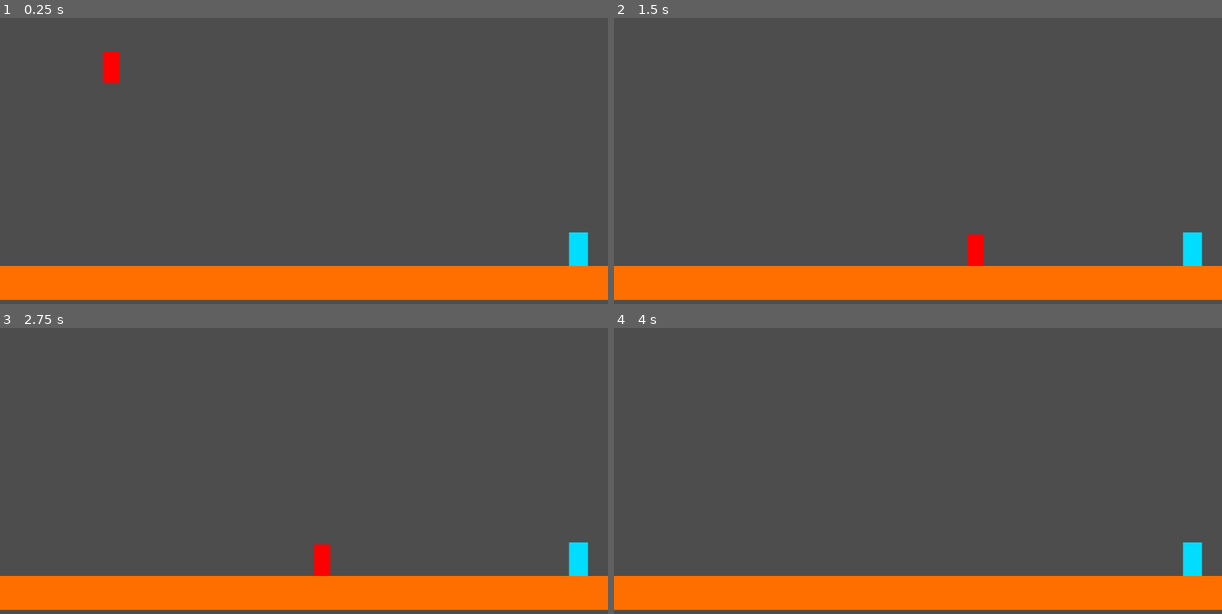
Above: before the commit, frames 1-4 (two rows, left to right).
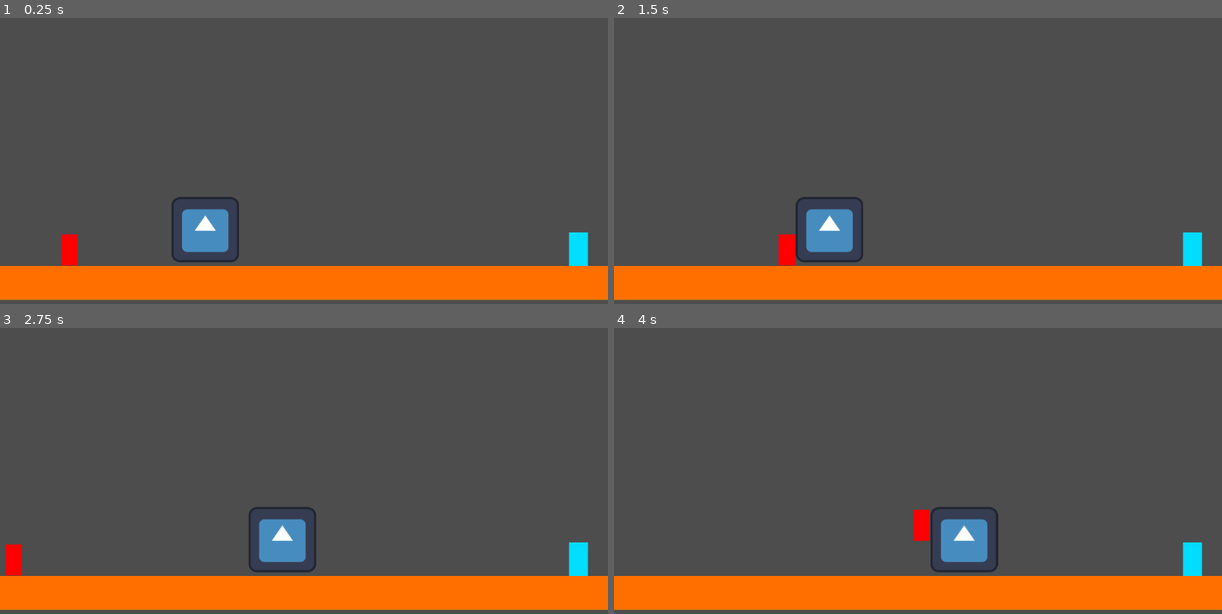
Above: after the commit, the same moments.

Repository: vizify/peak-o-peak
Game: Godot game, scene res://scenes/test.tscn
The game is run twice, just before and just after one commit, with the same random seed, the same clock (stepped at 60 frames per second) and the same inputs. This scene is started directly instead of the project's main scene. The engine's default icon, where the game draws it, is replaced by a stand-in: a white triangle on a blue panel in a dark square.
Inputs:
- Up to frame 1 (0.25 s): no input
- Up to frame 2 (1.5 s): hold D (move_right) from 0.53 s (still down); tap Space (jump) at 0.77 s
- Up to frame 3 (2.75 s): tap Space (jump) at 1.52 s; release D (move_right) at 2.03 s; hold A (move_left) from 2.03 s (still down)
- Up to frame 4 (4 s): release A (move_left) at 2.78 s; hold D (move_right) from 2.78 s (still down); tap Space (jump) at 3.02, 3.77 s

The runs differ from the first frame. In frame 1, 2.1% of the frame differs, in the area x 10-40%, y 11-87%; in frame 2, 2.1%; in frame 3, 2.1%; in frame 4, 1.8%.

Commit message:
player moving box

Diff:
--- a/scenes/box.tscn
+++ b/scenes/box.tscn
@@ -7,7 +7,7 @@
 [sub_resource type="RectangleShape2D" id="RectangleShape2D_c2ln5"]
 size = Vector2(260.5, 248.5)
 
-[node name="RigidBody2D" type="RigidBody2D" unique_id=1477571142]
+[node name="Box" type="RigidBody2D" unique_id=1477571142]
 physics_material_override = SubResource("PhysicsMaterial_ks2v0")
 gravity_scale = 0.0
 
--- a/scenes/test.tscn
+++ b/scenes/test.tscn
@@ -1,9 +1,10 @@
-[gd_scene load_steps=8 format=3 uid="uid://j2l7rt51sq4o"]
+[gd_scene format=3 uid="uid://rucpjs3ln65y"]
 
 [ext_resource type="PackedScene" uid="uid://d1tycwkquf676" path="res://scenes/Player0.tscn" id="1_bl13t"]
 [ext_resource type="Texture2D" uid="uid://dp7l3cnh06ss4" path="res://asssets/temp/orange.png" id="2_iyx0m"]
 [ext_resource type="Texture2D" uid="uid://cpicrt7phyeib" path="res://asssets/temp/placeholder64.png" id="3_iyx0m"]
-[ext_resource type="PackedScene" uid="uid://c668ce7quu476" path="res://scenes/door.tscn" id="4_74lek"]
+[ext_resource type="PackedScene" path="res://scenes/door.tscn" id="4_74lek"]
+[ext_resource type="PackedScene" uid="uid://bw7kebg6ngmnl" path="res://scenes/box.tscn" id="5_j5jx5"]
 
 [sub_resource type="TileSetAtlasSource" id="TileSetAtlasSource_74lek"]
 texture = ExtResource("2_iyx0m")
@@ -2960,15 +2961,18 @@
 sources/0 = SubResource("TileSetAtlasSource_74lek")
 sources/1 = SubResource("TileSetAtlasSource_j5jx5")
 
-[node name="Test" type="Node2D"]
+[node name="Test" type="Node2D" unique_id=1886224597]
 
-[node name="Player" parent="." instance=ExtResource("1_bl13t")]
-position = Vector2(210, 142)
+[node name="Player" parent="." unique_id=753750070 instance=ExtResource("1_bl13t")]
+position = Vector2(131, 549)
 
-[node name="TileMap" type="TileMap" parent="."]
+[node name="TileMap" type="TileMap" parent="." unique_id=139138013]
 tile_set = SubResource("TileSet_j5jx5")
 format = 2
 layer_0/tile_data = PackedInt32Array(2555910, 131072, 3, 2555911, 196608, 3, 2555912, 0, 3, 2555913, 65536, 3, 2555914, …(5245 unchanged characters)…
 
-[node name="Door" parent="." instance=ExtResource("4_74lek")]
+[node name="Door" parent="." unique_id=1224370050 instance=ExtResource("4_74lek")]
 position = Vector2(1096, 544)
+
+[node name="Box" parent="." unique_id=1477571142 groups=["object"] instance=ExtResource("5_j5jx5")]
+position = Vector2(314, 437)
--- a/scripts/player_0.gd
+++ b/scripts/player_0.gd
@@ -27,6 +27,13 @@
 
 	move_and_slide()
 
+	for i in range(get_slide_collision_count()):
+		var collision = get_slide_collision(i)
+		var collider = collision.get_collider()
+		if collider.is_in_group("object"):
+			collider.apply_central_impulse(-collision.get_normal())
+
+
 	if in_win_zone and Input.is_action_just_pressed("jump"):
 		win()
 
Not shown: 1 places in scenes/box.tscn that only renumber resources
